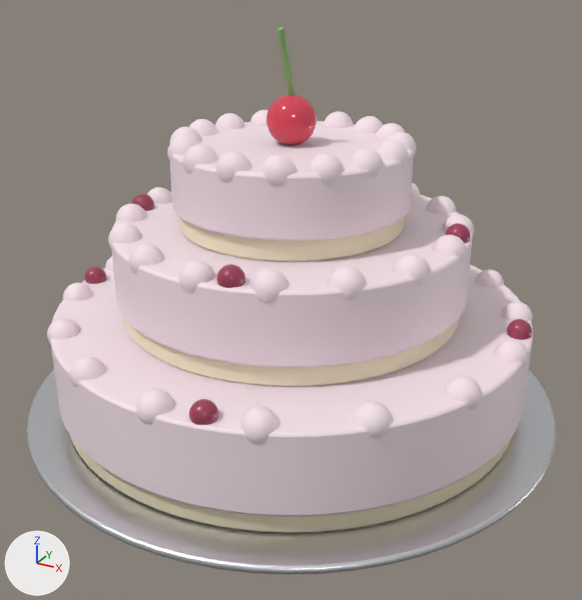
One commit to the glTF model public/models/cake.glb: the scene before it, then after it.
Camera for both pictures: a 50 mm lens placed at (1.4, -2.55, 2.11), pointed at (0.02, -0.03, 0.85). Arrows for +X, +Y and +Z are at lower left; the lights stay in place. The older version comes first. Where no turn or scale is listed for an object, it has been applied to the vertices. Vertices at exactly the same position are counted once.

The older version as bpy lines, for what is in view:
```python
ob_cream1 = bpy.data.objects.new('cream1', me_sphere)
ob_cream1.location = (0.0, 0.0, 0.802)
ob_cream2 = bpy.data.objects.new('cream2', me_sphere_016)
ob_cream2.location = (0.0, 0.0, 1.142)
ob_cream3 = bpy.data.objects.new('cream3', me_sphere_032)
ob_cream3.location = (0.0, 0.0, 1.442)
ob_tier1 = bpy.data.objects.new('tier1', me_cylinder_003)
ob_tier1.location = (0.0, 0.0, 0.62)
ob_tier2 = bpy.data.objects.new('tier2', me_cylinder_005)
ob_tier2.location = (0.0, 0.0, 0.98)
ob_tier3 = bpy.data.objects.new('tier3', me_cylinder_007)
ob_tier3.location = (0.0, 0.0, 1.3)
ob_topper = bpy.data.objects.new('topper', me_sphere_056)
ob_topper.location = (0.0, 0.0, 1.651)
# also in view: 'stand' at (0.0, 0.0, 0.22); 'berries' at (0.0, 0.0, 0.99)
```
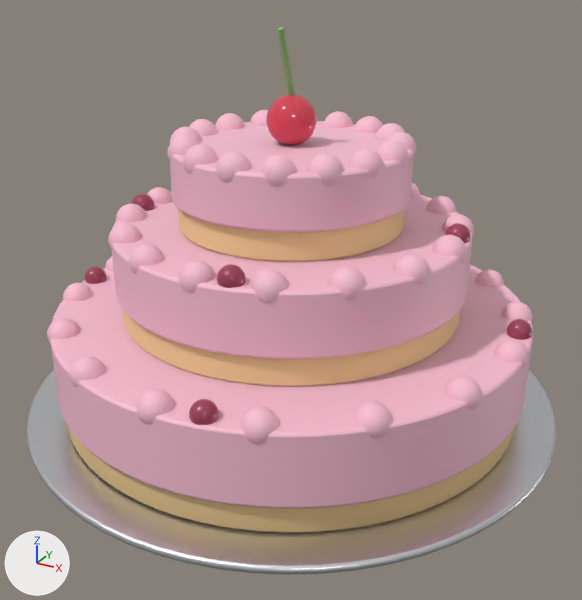
Boxes (x1, y1, x2, y2) around the edits, measured in the pictures (582 x 600 px; the box of a moved part takes in the faces that stretch with it):
'tier1', recoloured, reshaped
    both: (50, 264, 533, 533)
'tier2', recoloured, reshaped (white to pink)
    both: (112, 192, 472, 386)
'tier3', recoloured, reshaped
    both: (170, 121, 414, 262)
'cream1', recoloured
    both: (47, 257, 533, 444)
'cream3', recoloured
    both: (168, 110, 416, 187)
'cream2', recoloured
    both: (108, 183, 474, 303)
part 1 of me_cylinder_003, moved or reshaped
    before: (50, 341, 533, 516)
    after: (50, 341, 533, 508)
part 2 of me_cylinder_005, moved or reshaped
    before: (112, 243, 472, 367)
    after: (112, 243, 472, 359)
part 3 of me_cylinder_007, moved or reshaped
    before: (170, 152, 414, 241)
    after: (170, 152, 414, 232)

The change in detail:
Material 'frosting' (mat_frosting) changes colour from white #f9e6ed to pink #fac0d4; in linear values from (0.95, 0.79, 0.85) to (0.96, 0.53, 0.66).
Material 'sponge' (mat_sponge) changes colour from beige #f7eacb to beige #f3d097; in linear values from (0.93, 0.82, 0.6) to (0.9, 0.63, 0.31).
me_cylinder_003 has 768 vertices, 1528 faces and spans x -0.92..0.92, y -0.92..0.92, z -0.19..0.19.
me_cylinder_003 is used by ob_tier1; location (0.0, 0.0, 0.62).
me_cylinder_003 part 1: all 192 vertices in x -0.92..0.92, y -0.92..0.92, z -0.11..-0.1 are moved by (0.0, 0.0, 0.03).
me_cylinder_005 has 768 vertices, 1528 faces and spans x -0.67..0.67, y -0.67..0.67, z -0.17..0.17.
me_cylinder_005 is used by ob_tier2; location (0.0, 0.0, 0.98).
me_cylinder_005 part 2: all 192 vertices in x -0.67..0.67, y -0.67..0.67, z -0.09..-0.08 are moved by (0.0, 0.0, 0.03).
me_cylinder_007 has 768 vertices, 1528 faces and spans x -0.44..0.44, y -0.44..0.44, z -0.15..0.15.
me_cylinder_007 is used by ob_tier3; location (0.0, 0.0, 1.3).
me_cylinder_007 part 3: all 192 vertices in x -0.44..0.44, y -0.44..0.44, z -0.07..-0.06 are moved by (0.0, 0.0, 0.03).
